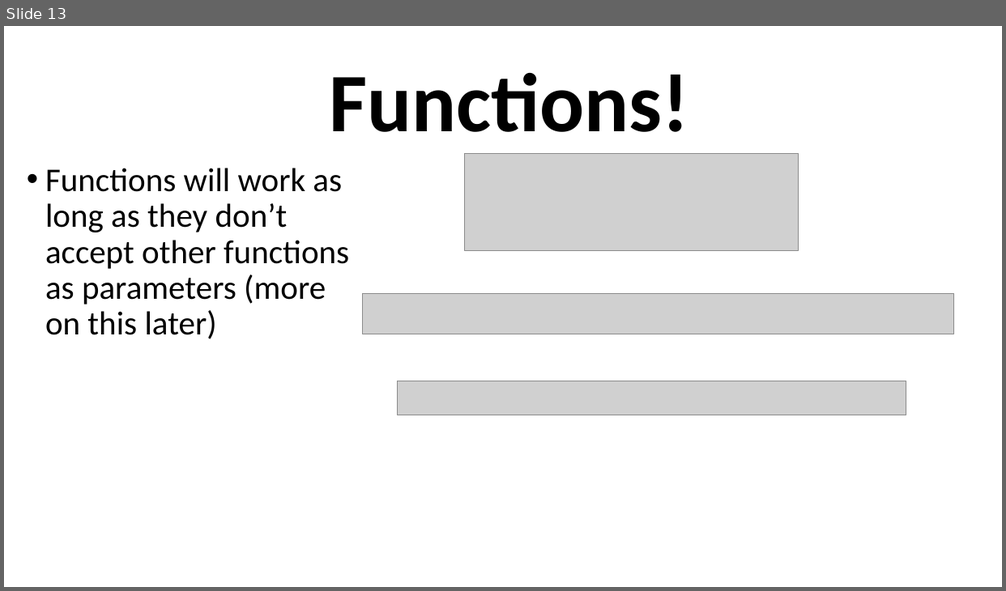
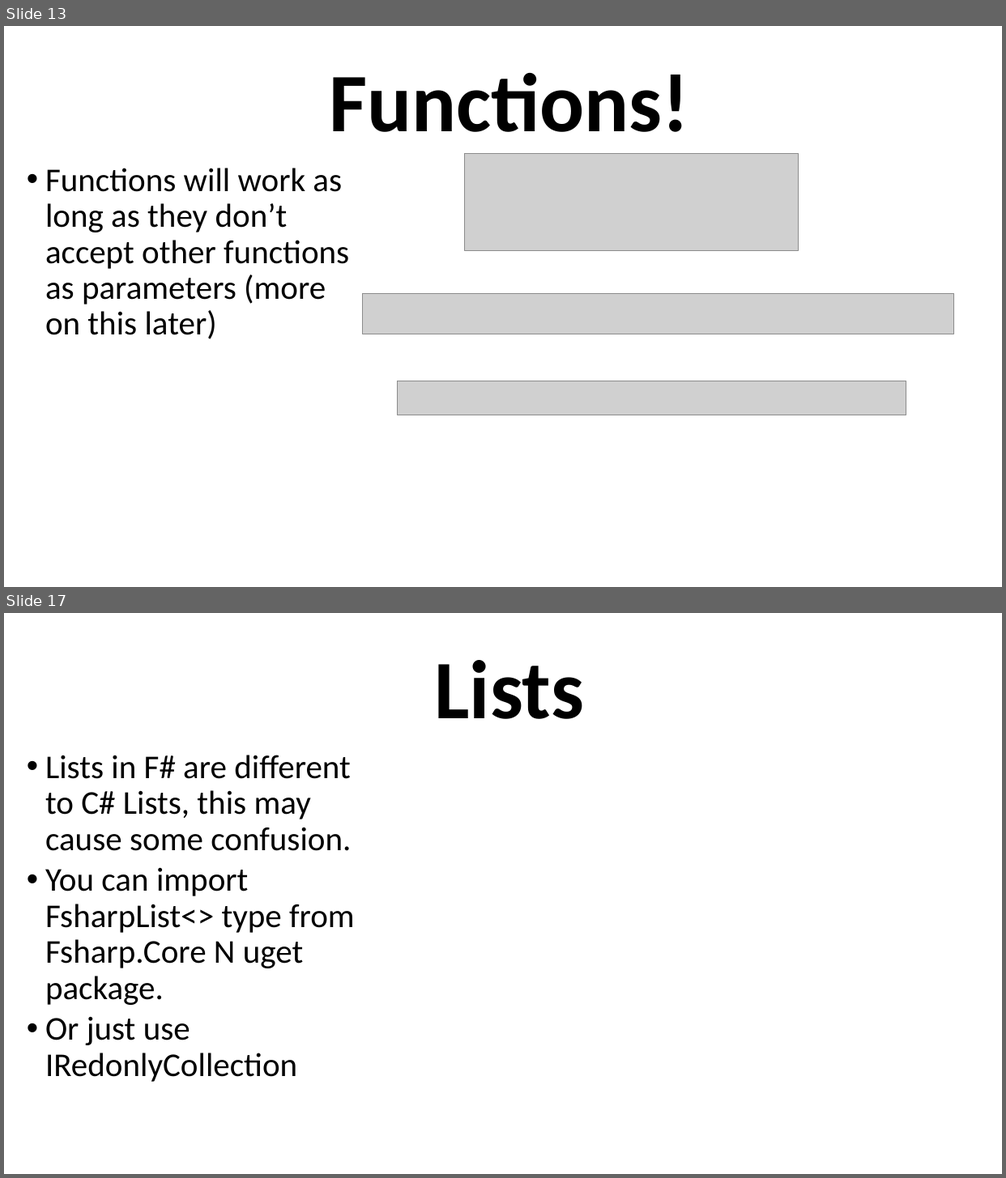
Before and after one commit to grab-a-byte/DotnetInterop, a slide deck: DotnetInteropSlides.pptx. Shown one above the other, each under a label of ours: slide 13 before the commit, slides 13 and 17 after it; the slides between them are not shown. The pictures are 1006x591 and 1006x1178 pixels, drawn with LibreOffice and Linux fonts; fonts in the diff are those of the drawing; grey boxes stand for pictures. Boxes give left, top, right and bottom in pixels: in the first picture for what was removed or moved away, otherwise in the second. Text is boxed around its words. In the diff, an @@ line names an element or a change of style, - is before the commit and + after.

```diff
--- a/DotnetInteropSlides.pptx
+++ b/DotnetInteropSlides.pptx
@@ slide 17 added at box(4, 613, 1002, 1174), background #FFFFFF @@
@@ text added at box(435, 660, 585, 719), 80 pt, text #000000, bold @@
+Lists
@@ text added at box(45, 755, 355, 1046), 32 pt, text #000000 @@
+    • Lists in F# are different to C# Lists, this may cause some confusion.
+    • You can import FsharpList<> type from Fsharp.Core N uget package.
+    • Or just use IRedonlyCollection
```
Also in this commit, not shown: 3 other slides added, 3 other files.
